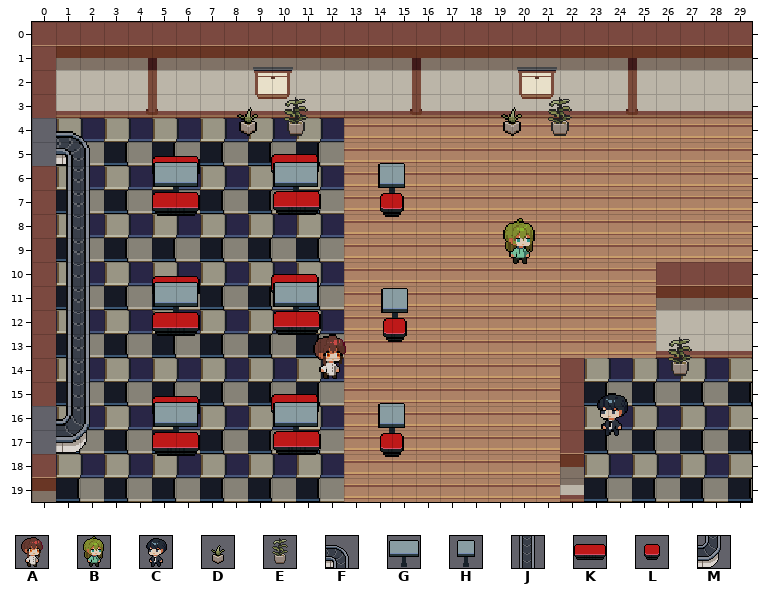
Tiled map -- assets/tiledMAP/mao.tmx. The picture above was drawn from the file before the commit.
Cells are 16x16 px. Shown: x 0..29, y 0..19.
Key: from "objects": A 9, B 10, C 11 flipped left-right, D 12, E 13, F 44, G 45, H 46, J 60, K 61, L 62, M 76.
Objects are placed by their top-left corner, in cells (3,4 is the top-left corner of cell 3,4); size is 1x1 cell unless given.
Layers that did not change in this view are not listed.
Objects on layer "characters" before:
B at 19.3,8.2 size 2x2
A "player" at 11.4,13 size 2x2
C at 23.2,15.3 size 2x2
And afterwards:
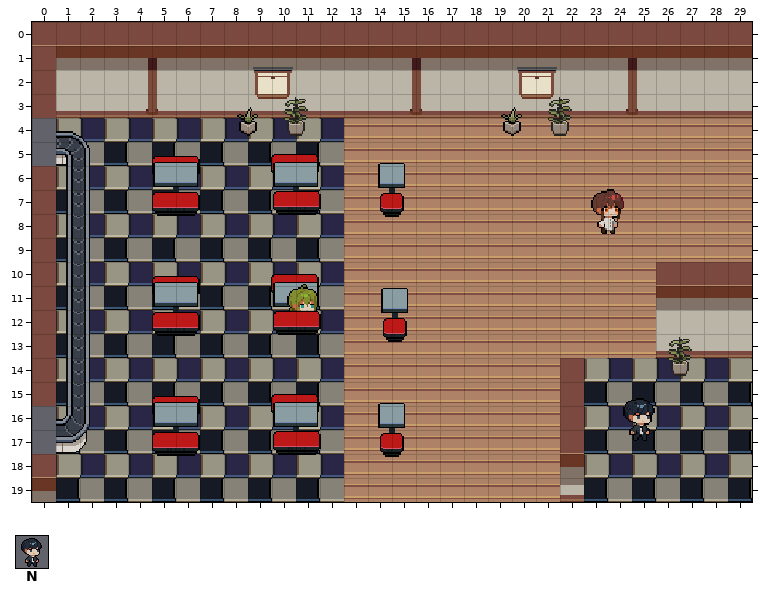
Further tiles: from "objects": N 11.
The edit:
Layer "furniture":
added: A "player" at 23,6.9 size 2x2
added: B at 10.3,10.9 size 2x2
added: N at 24.3,15.5 size 2x2
Layer "characters" (removed):
removed: B at 19.3,8.2 size 2x2
removed: A "player" at 11.4,13 size 2x2
removed: C at 23.2,15.3 size 2x2
Changed places in both pictures, as pixel boxes (x1, y1, x2, y2):
added: (591, 189, 624, 234)
removed: (503, 218, 535, 264)
changed: (287, 284, 346, 379)
changed: (597, 393, 655, 441)
